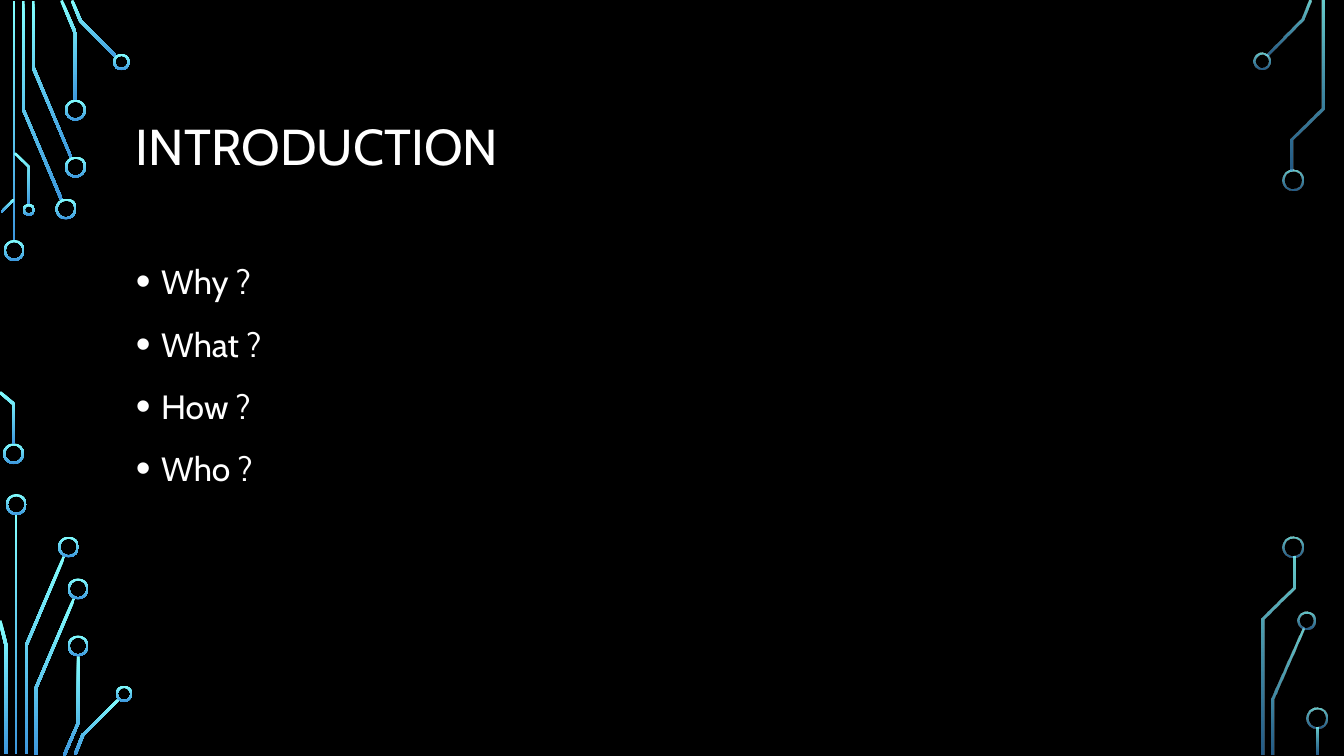
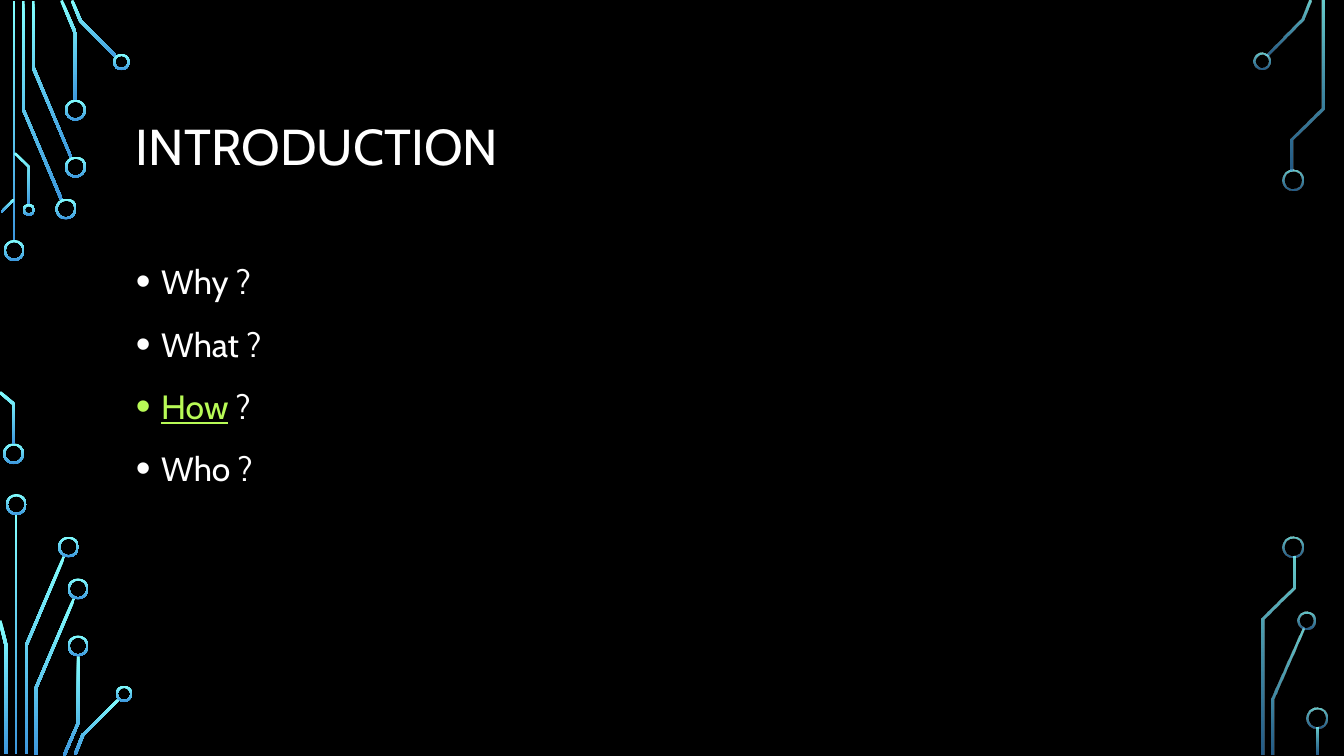
Before and after one commit to vellathottam/ROI, a slide deck: slide 4 of R O I.pptx (slide 3 before the commit). Drawn at 1344x756 pixels with LibreOffice and Linux fonts; fonts in the diff are those of the drawing; background and template pictures are left out. Boxes give left, top, right and bottom in pixels: in the first picture for what was removed or moved away, otherwise in the second. Text is boxed around its words. In the diff, an @@ line names an element or a change of style, - is before the commit and + after.

Commit message:
dfd added

```diff
--- a/R O I.pptx
+++ b/R O I.pptx
@@ text at [161, 395, 228, 424]: text colour #FFFFFF to #B8FA56, underline on in "How" @@
```
Also in this commit, not shown: 1 other slide changed, 2 slides added, 1 slide removed.
